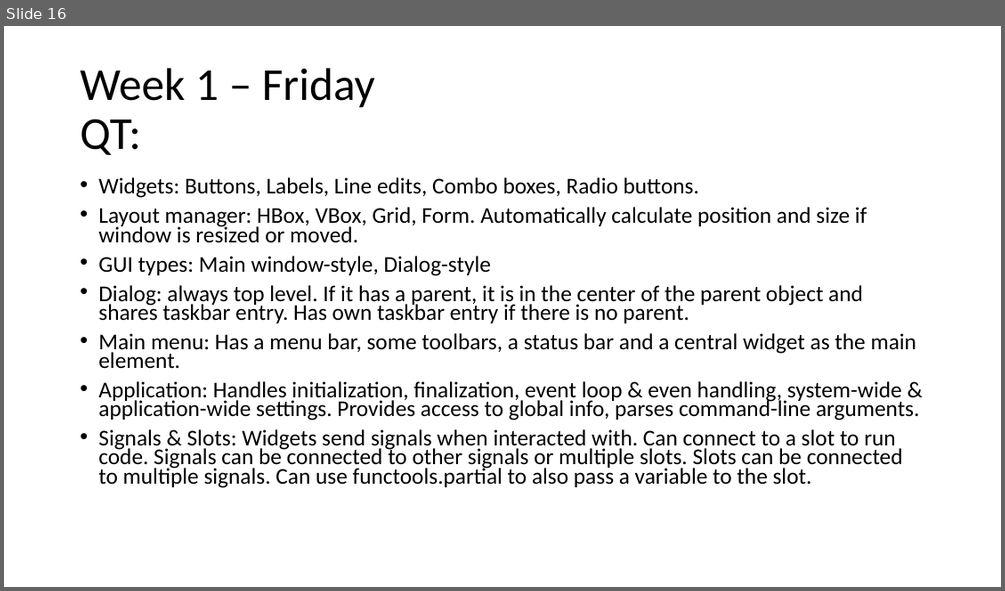
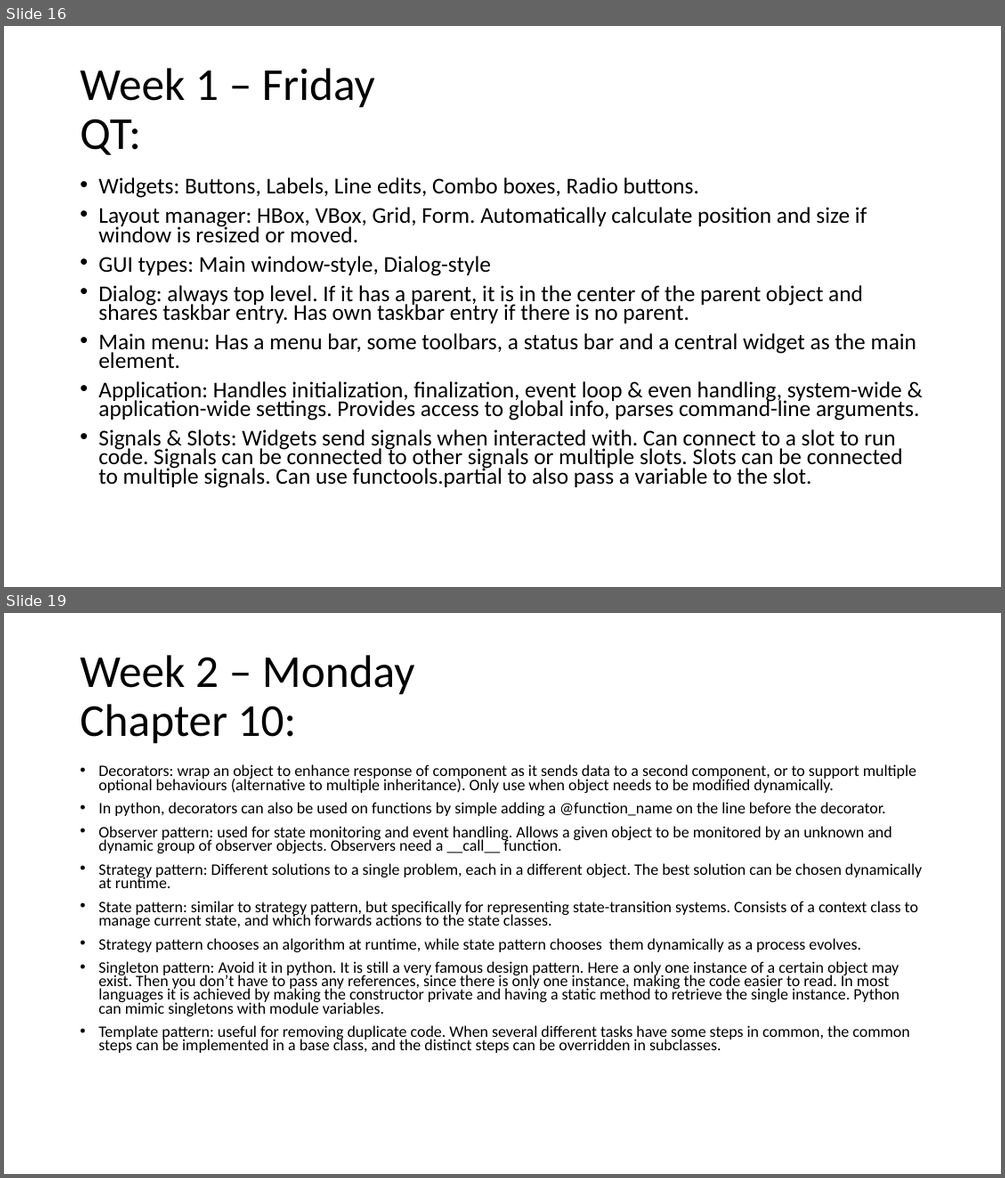
Before and after one commit to lamersfa/Python-Training-wk2226, a slide deck: Information learned during Python training.pptx. Shown one above the other, each under a label of ours: slide 16 before the commit, slides 16 and 19 after it; the slides between them are not shown. The pictures are 1005x591 and 1005x1178 pixels, drawn with LibreOffice and Linux fonts; fonts in the diff are those of the drawing. Boxes give left, top, right and bottom in pixels: in the first picture for what was removed or moved away, otherwise in the second. Text is boxed around its words. In the diff, an @@ line names an element or a change of style, - is before the commit and + after.

Commit message:
Slides

```diff
--- a/Information learned during Python training.pptx
+++ b/Information learned during Python training.pptx
@@ slide 19 added at (x1=4, y1=613, x2=1001, y2=1174), background #FFFFFF @@
@@ title added at (x1=80, y1=655, x2=415, y2=744), 44 pt, text #000000 @@
+Week 2 – Monday
+Chapter 10:
@@ text added at (x1=98, y1=764, x2=922, y2=1053), 15.4 pt, text #000000 @@
+• Decorators: wrap an object to enhance response of component as it sends data to a second component, or to support multiple optional behaviours (alternative to multiple inheritance). Only use when object needs to be modified dynamically.
+• In python, decorators can also be used on functions by simple adding a @function_name on the line before the decorator.
+• Observer pattern: used for state monitoring and event handling. Allows a given object to be monitored by an unknown and dynamic group of observer objects. Observers need a __call__ function.
+• Strategy pattern: Different solutions to a single problem, each in a different object. The best solution can be chosen dynamically at runtime.
+• State pattern: similar to strategy pattern, but specifically for representing state-transition systems. Consists of a context class to manage current state, and which forwards actions to the state classes.
+• Strategy pattern chooses an algorithm at runtime, while state pattern chooses them dynamically as a process evolves.
+• Singleton pattern: Avoid it in python. It is still a very famous design pattern. Here a only one instance of a certain object may exist. Then you don’t have to pass any references, since there is only one instance, making the code easier to read. In most languages it is achieved by making the constructor private and having a static method to retrieve the single instance. Python can mimic singletons with module variables.
+• Template pattern: useful for removing duplicate code. When several different tasks have some steps in common, the common steps can be implemented in a base class, and the distinct steps can be overridden in subclasses.
```
Also in this commit, not shown: 2 other slides added.
